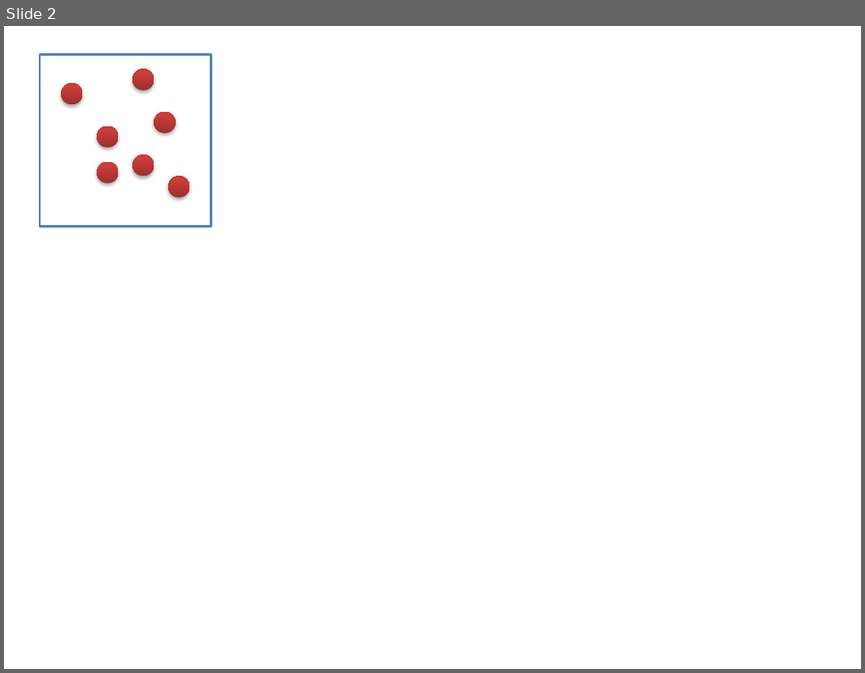
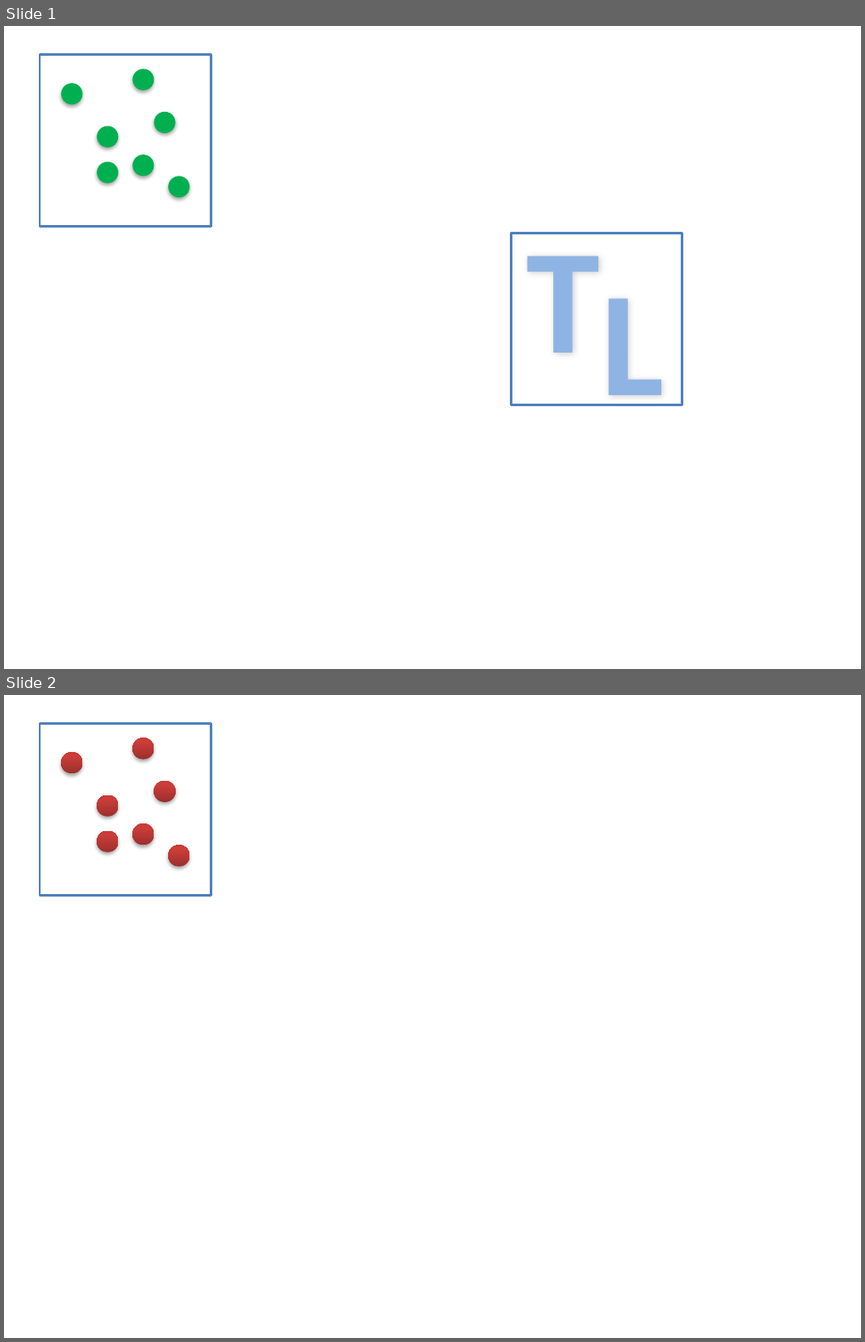
Before and after one commit to ColinTalbert/sahm, a slide deck: Images/icons.pptx. Shown one above the other, each under a label of ours: slide 2 before the commit, slides 1 and 2 after it. The pictures are 865x673 and 865x1342 pixels, drawn with LibreOffice and Linux fonts; fonts in the diff are those of the drawing. Boxes give left, top, right and bottom in pixels: in the first picture for what was removed or moved away, otherwise in the second. Text is boxed around its words. In the diff, an @@ line names an element or a change of style, - is before the commit and + after.

```diff
--- a/Images/icons.pptx
+++ b/Images/icons.pptx
@@ slide 1 added at (4,26,861,669), background #FFFFFF @@
@@ rectangle added at (40,54,211,226), fill #FFFFFF, outline #4F81BD 2 pt @@
@@ ellipse added at (132,68,154,91), fill #00B050 @@
@@ ellipse added at (62,84,83,105), fill #00B050 @@
@@ ellipse added at (97,126,118,148), fill #00B050 @@
@@ ellipse added at (154,112,176,133), fill #00B050 @@
@@ ellipse added at (97,161,118,182), fill #00B050 @@
@@ ellipse added at (132,154,154,176), fill #00B050 @@
@@ ellipse added at (169,176,190,198), fill #00B050 @@
@@ rectangle added at (511,233,682,405), fill #FFFFFF, outline #4F81BD 2 pt @@
@@ text added at (527,232,601,352), 125 pt, text #8EB4E3, bold @@
+T
@@ text added at (601,298,664,406), 125 pt, text #8EB4E3, bold @@
+L
```
Also in this commit, not shown: 1 slide removed, 3 other files.
